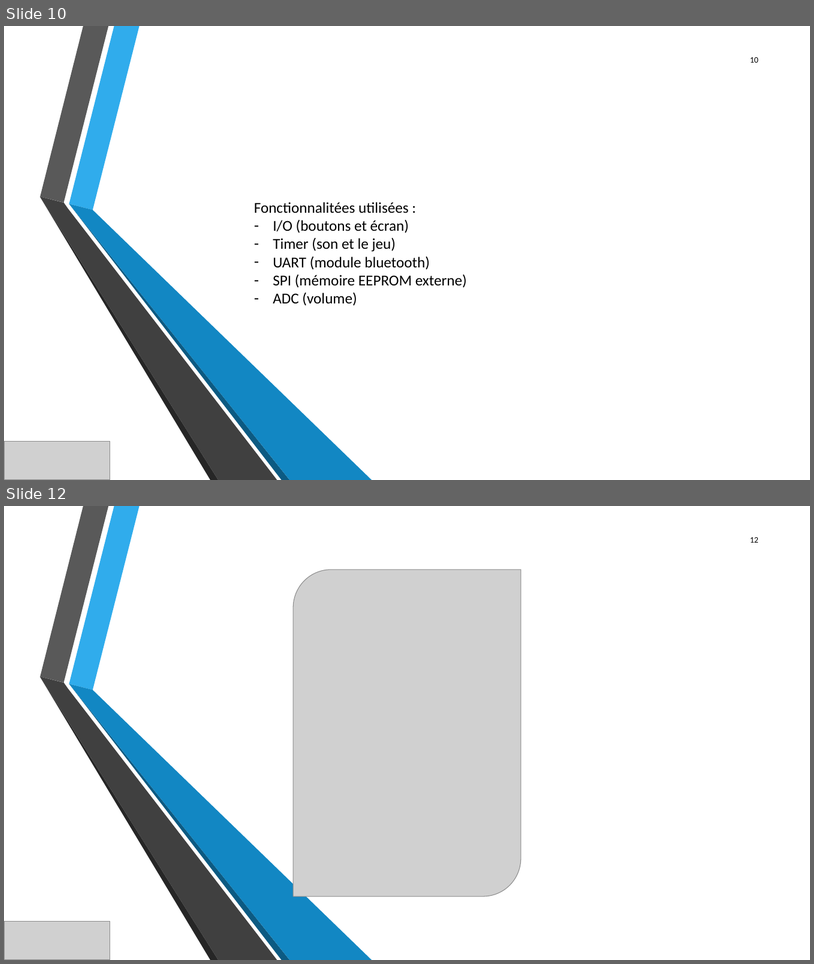
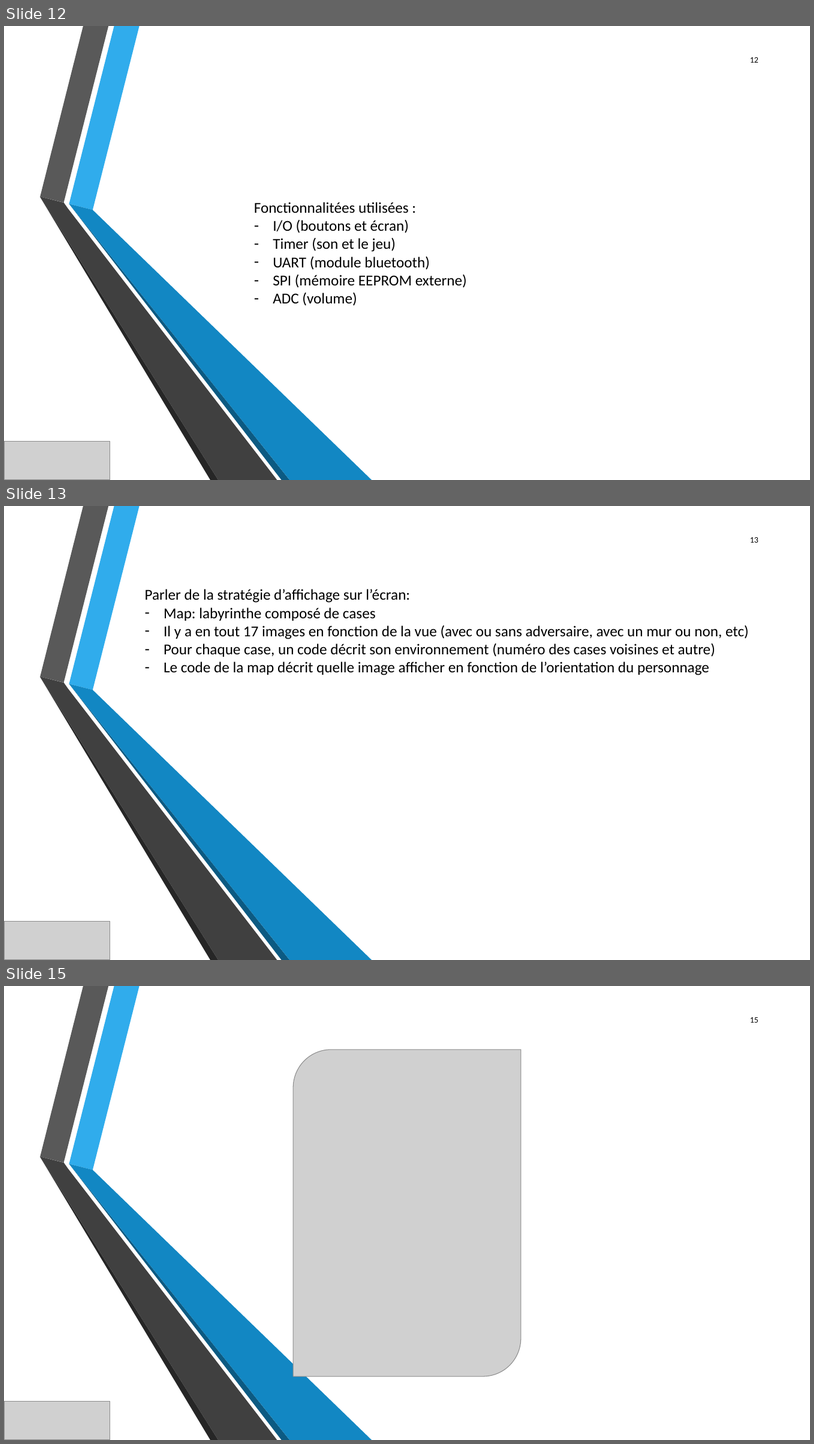
Before and after one commit to JeanSOUDIER/Bas-Niveau, a slide deck: Projet électif.pptx. Shown one above the other, each under a label of ours: slides 10 and 12 before the commit, slides 12, 13 and 15 after it; the slides between them are not shown. The pictures are 814x964 and 814x1444 pixels, drawn with LibreOffice and Linux fonts; fonts in the diff are those of the drawing; grey boxes stand for pictures; background and template pictures are left out. Boxes give left, top, right and bottom in pixels: in the first picture for what was removed or moved away, otherwise in the second. Text is boxed around its words. In the diff, an @@ line names an element or a change of style, - is before the commit and + after.

```diff
--- a/Projet électif.pptx
+++ b/Projet électif.pptx
@@ slide 13 added at [4,506,810,960], background picture (left out); not listed: 6 template elements that a slide beside it also shows @@
@@ page number added at [750,537,759,543], 10 pt, text #000000 @@
+13
@@ text added at [145,589,749,675], 18 pt, text #000000 @@
+Parler de la stratégie d’affichage sur l’écran:
+– Map: labyrinthe composé de cases
+– Il y a en tout 17 images en fonction de la vue (avec ou sans adversaire, avec un mur ou non, etc)
+– Pour chaque case, un code décrit son environnement (numéro des cases voisines et autre)
+– Le code de la map décrit quelle image afficher en fonction de l’orientation du personnage
@@ picture added at [4,921,110,960] @@
@@ what was slide 10 is now slide 12 @@
@@ page number at [750,57,759,63]: text changed @@
-10
+12
@@ what was slide 12 is now slide 15 @@
@@ page number at [750,1017,759,1023]: text changed @@
-12
+15
```
Also in this commit, not shown: 2 slides changed, 3 other slides added, 1 slide removed, 2 other files.
